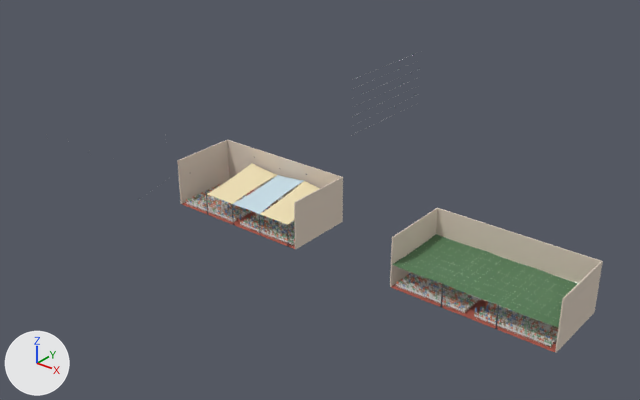
One commit to the Blender file Sombra_patio_ideas.blend: the scene before it, then after it.
Before and after are seen from a camera (50 mm lens) standing at (167.5, -148.1, 107.9) and looking at (25.2, 29.7, -2.4). The lights are fixed; the arrows at lower left show +X, +Y and +Z. The picture after the commit comes second.

Names of what the first picture shows: 'Malla_raschel', 'Pared_este', 'Pared_este.001', 'Pared_norte', 'Pared_norte.001', 'Pared_oeste', 'Pared_oeste.001', 'Piso.002', 'Sillas_Idea2', 'Vela_1', 'Vela_2', 'Vela_3' and 13 more.
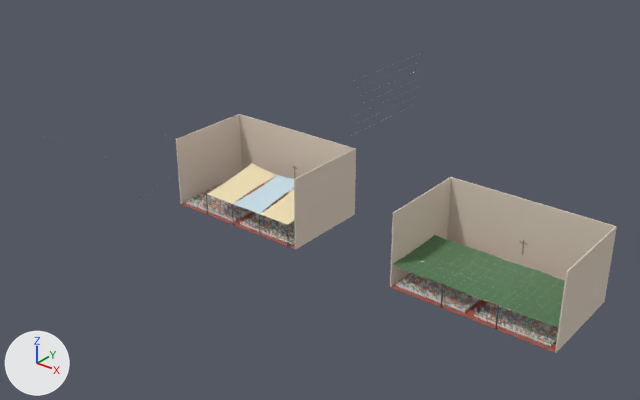
The change, as a list of edits to the scene's bpy script:
```text
Change ob_pared_norte:
    ob_pared_norte.location: (20.4, 19.1, 6.5) -> (20.4, 24.6, 9.6)
    ob_pared_norte.scale: (20.8, 0.15, 6.5) -> (20.8, 0.15, 9.6)
Change ob_pared_oeste:
    ob_pared_oeste.location: (-0.1, 9.5, 6.5) -> (-0.1, 12.2, 9.6)
    ob_pared_oeste.scale: (0.15, 9.5, 6.5) -> (0.15, 12.2, 9.6)
Change ob_pared_este:
    ob_pared_este.location: (41.0, 9.5, 6.5) -> (41.0, 12.2, 9.6)
    ob_pared_este.scale: (0.15, 9.5, 6.5) -> (0.15, 12.2, 9.6)
Change ob_pared_norte_001:
    ob_pared_norte_001.location: (90.5, 19.1, 6.5) -> (90.5, 24.6, 9.6)
    ob_pared_norte_001.scale: (20.8, 0.15, 6.5) -> (20.8, 0.15, 9.6)
Change ob_pared_oeste_001:
    ob_pared_oeste_001.location: (69.8, 9.5, 6.5) -> (69.8, 12.2, 9.6)
    ob_pared_oeste_001.scale: (0.15, 9.5, 6.5) -> (0.15, 12.2, 9.6)
Change ob_pared_este_001:
    ob_pared_este_001.location: (111.0, 9.5, 6.5) -> (111.0, 12.2, 9.6)
    ob_pared_este_001.scale: (0.15, 9.5, 6.5) -> (0.15, 12.2, 9.6)
```

Pixel boxes [x1, y1, x2, y2] of what changed, in the pictures (640 x 400 px):
'Pared_norte.001', moved, rescaled (19% taller): before [436, 208, 603, 313]; after [447, 177, 617, 302]
'Pared_norte', moved, rescaled (23% taller): before [227, 140, 343, 222]; after [240, 114, 356, 215]
'Pared_este', moved, rescaled (27% wider, 38% taller): before [294, 177, 342, 249]; after [294, 149, 355, 249]
'Pared_oeste', moved, rescaled (26% wider, 40% taller): before [177, 140, 229, 204]; after [176, 114, 242, 204]
'Pared_este.001', moved, rescaled (29% wider, 37% taller): before [555, 261, 602, 353]; after [555, 227, 616, 353]
'Pared_oeste.001', moved, rescaled (27% wider, 39% taller): before [390, 208, 438, 287]; after [390, 177, 451, 287]
